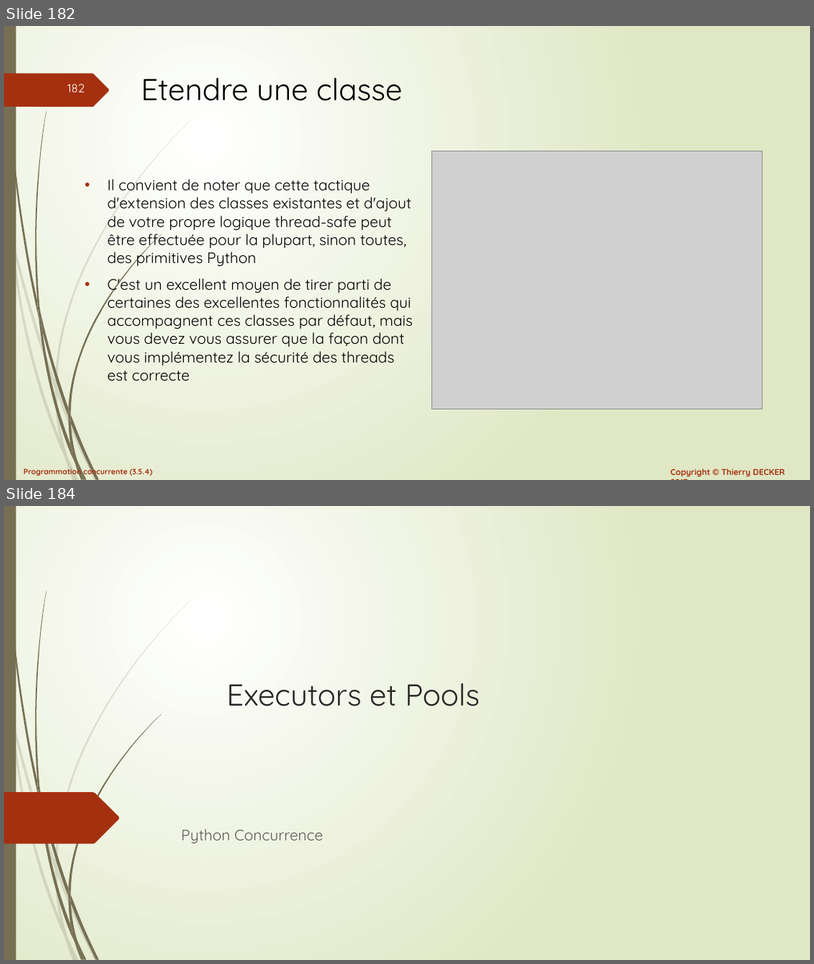
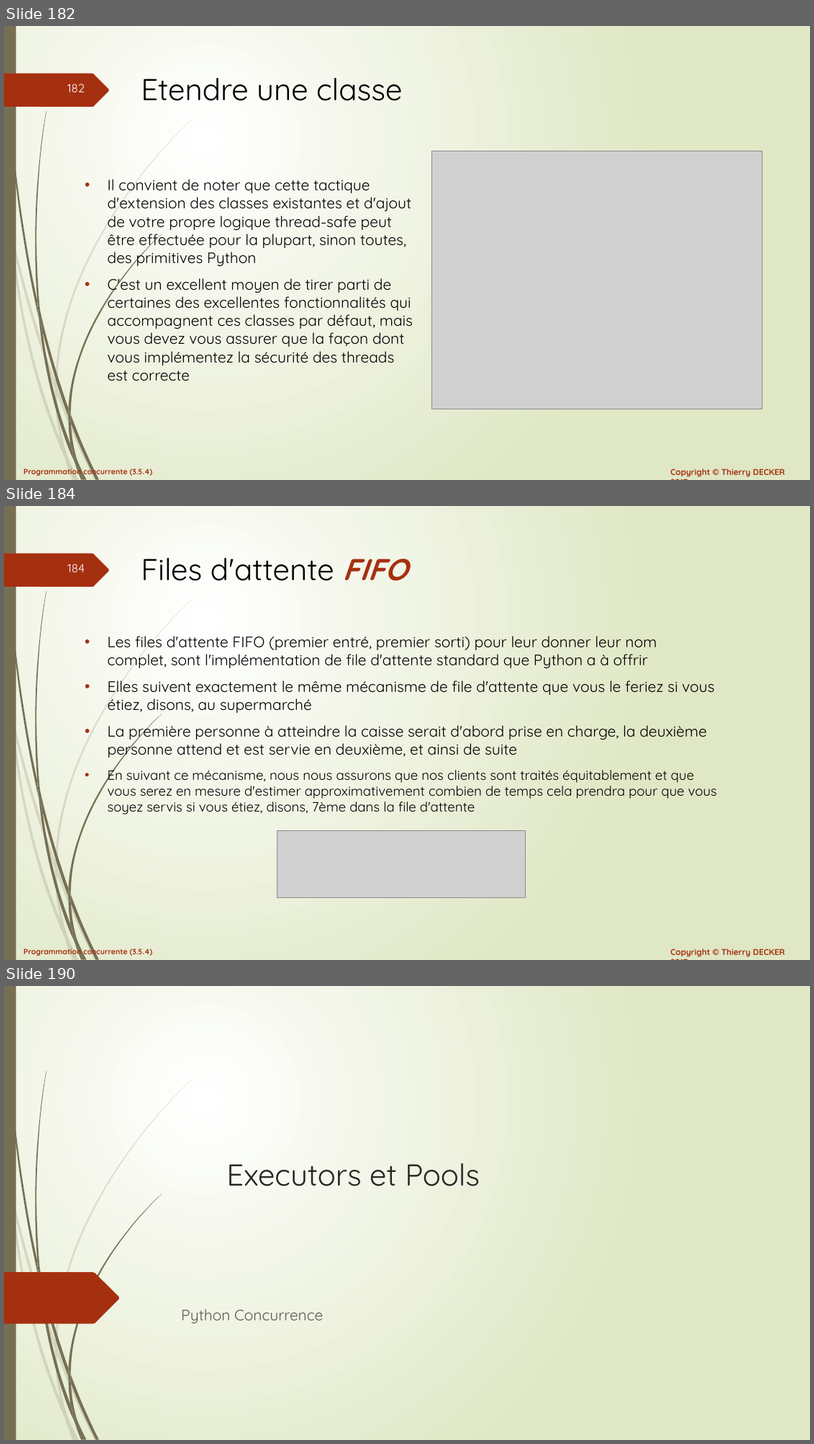
Before and after one commit to VikmanTheRacoon/learning-python, a slide deck: documentations/python-concurrency.pptx. Shown one above the other, each under a label of ours: slides 182 and 184 before the commit, slides 182, 184 and 190 after it; the slides between them are not shown. The pictures are 814x964 and 814x1444 pixels, drawn with LibreOffice and Linux fonts; fonts in the diff are those of the drawing; grey boxes stand for pictures. Boxes give left, top, right and bottom in pixels: in the first picture for what was removed or moved away, otherwise in the second. Text is boxed around its words. In the diff, an @@ line names an element or a change of style, - is before the commit and + after.

```diff
--- a/documentations/python-concurrency.pptx
+++ b/documentations/python-concurrency.pptx
@@ slide 184 added at (x1=4, y1=506, x2=810, y2=960), background gradient #FFFFFF to #DFE8C4; not listed: 27 template elements that a slide beside it also shows @@
@@ title added at (x1=141, y1=558, x2=407, y2=581), 36 pt, text #000000 @@
+Files d'attente FIFO
@@ text added at (x1=108, y1=636, x2=718, y2=814), 18 pt, text #000000 @@
+• Les files d'attente FIFO (premier entré, premier sorti) pour leur donner leur nom complet, sont l'implémentation de file d'attente standard que Python a à offrir
+• Elles suivent exactement le même mécanisme de file d'attente que vous le feriez si vous étiez, disons, au supermarché
+• La première personne à atteindre la caisse serait d'abord prise en charge, la deuxième personne attend et est servie en deuxième, et ainsi de suite
+• En suivant ce mécanisme, nous nous assurons que nos clients sont traités équitablement et que vous serez en mesure d'estimer approximativement combien de temps cela prendra pour que vous soyez servis si vous étiez, disons, 7ème dans la file d'attente
@@ picture added at (x1=278, y1=830, x2=525, y2=897) @@
@@ what was slide 184 is now slide 190 @@
```
Also in this commit, not shown: 1 slide changed, 5 other slides added, 1 other file.
